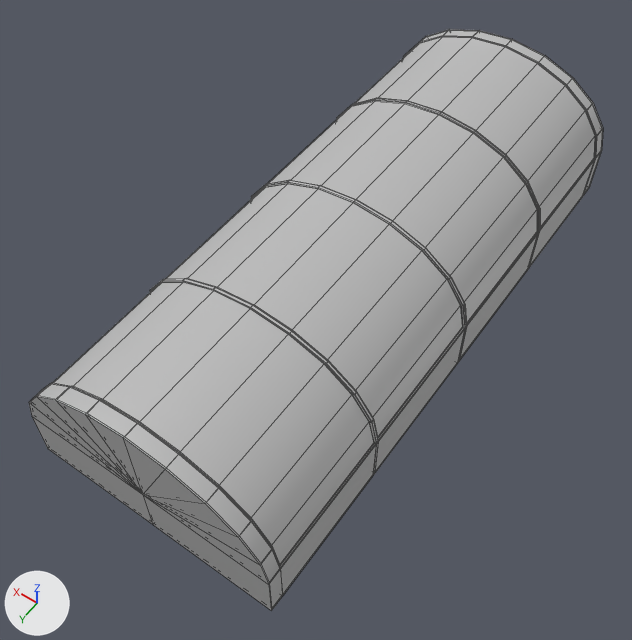
Two versions of the FBX model GameJam2019!/Assets/Models/Buildings/Hydroponics.fbx, one commit apart.
Both versions are drawn from a 50 mm lens placed at (-20.1, 32.1, 44.2), pointed at (0.0, 4.0, 0.0). Lighting does not change. The marker at lower left points along +X, +Y and +Z. Mesh edges are drawn as thin lines. Where no turn or scale is listed for an object, it has been applied to the vertices.

The older version as bpy lines, for what is in view:
```python
me_mesh = bpy.data.meshes.new('Mesh')
me_mesh.from_pydata(...)  # 385 vertices, 344 faces; spans x -8.5..8.5, y -19.9..19.9, z -3.0..3.0
me_mesh.materials.append(mat_lambert1)  # grey #bcbcbc
me_mesh_001 = bpy.data.meshes.new('Mesh.001')
me_mesh_001.from_pydata(...)  # 158 vertices, 140 faces; spans x -8.5..8.5, y -20.0..20.0, z -3.7..6.0
me_mesh_001.materials.append(mat_lambert1)  # grey #bcbcbc
me_mesh_002 = bpy.data.meshes.new('Mesh.002')
me_mesh_002.from_pydata(...)  # 88 vertices, 40 faces; spans x -8.4..8.4, y -18.8..18.8, z -3.0..3.0
me_mesh_002.materials.append(mat_lambert1)  # grey #bcbcbc
ob_hydroponics_glass = bpy.data.objects.new('Hydroponics:Glass', me_mesh_002)
ob_hydroponics_glass.location = (0.0, -0.01, 4.41)
ob_hydroponics_hydroponicsbase = bpy.data.objects.new('Hydroponics:HydroponicsBase', me_mesh_001)
ob_hydroponics_hydroponicsbase.location = (0.0, 0.0, 1.43)
ob_hydroponics_ribs = bpy.data.objects.new('Hydroponics:Ribs', me_mesh)
ob_hydroponics_ribs.location = (0.0, 0.0, 4.42)
```
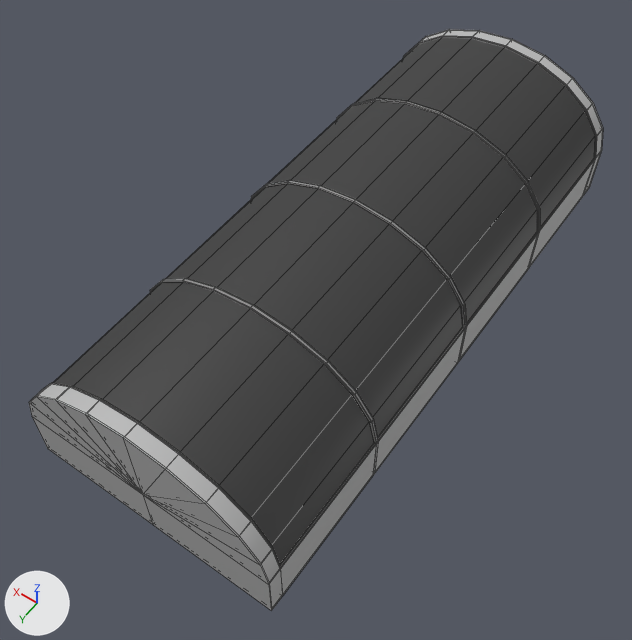
The change, as a list of edits to the scene's bpy script:
```text
Add mat_hab2_opaqueglass1:
    mat_hab2_opaqueglass1 = principled_material('HAB2:opaqueGlass1')
    mat_hab2_opaqueglass1.base_color = (0.042, 0.042, 0.042)  # black #3a3a3a
    mat_hab2_opaqueglass1.roughness = 0.553
Change me_mesh_002:
    where me_mesh_002.from_pydata(...)  # 88 vertices, 40 faces; spans x -8.4..8.4, y -18.8..18.8, z -3.0..3.0
    remove me_mesh_002.materials.append(mat_lambert1)  # grey #bcbcbc
    add me_mesh_002.materials.append(mat_hab2_opaqueglass1)  # black #3a3a3a
```

Boxes (x1, y1, x2, y2) around the edits, measured in the pictures (632 x 640 px):
'Hydroponics:Glass', recoloured: (53, 37, 595, 564) in both
